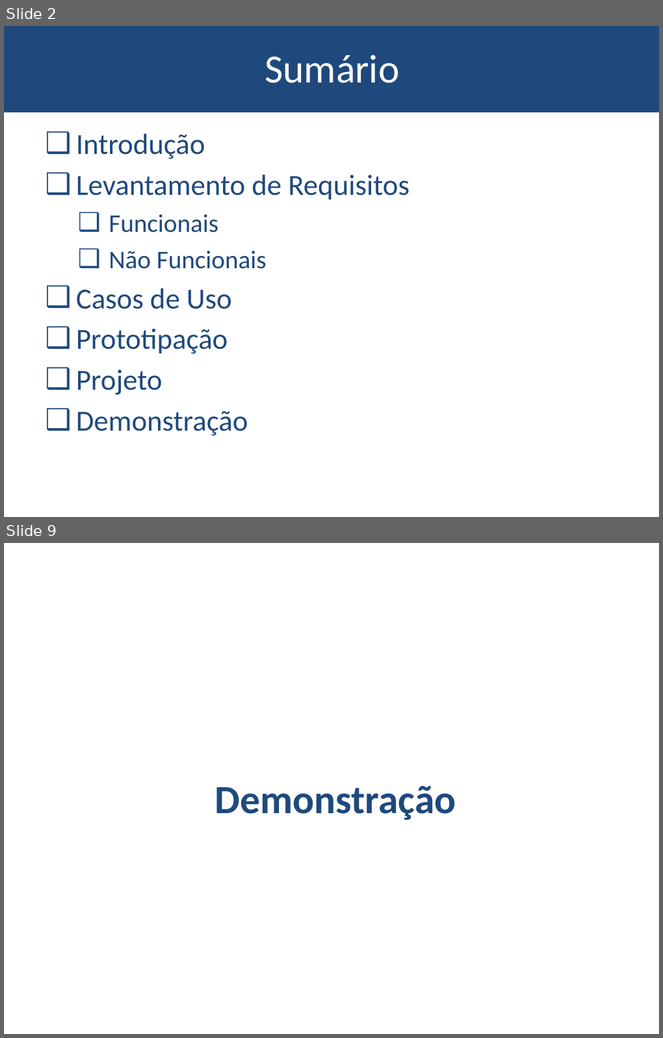
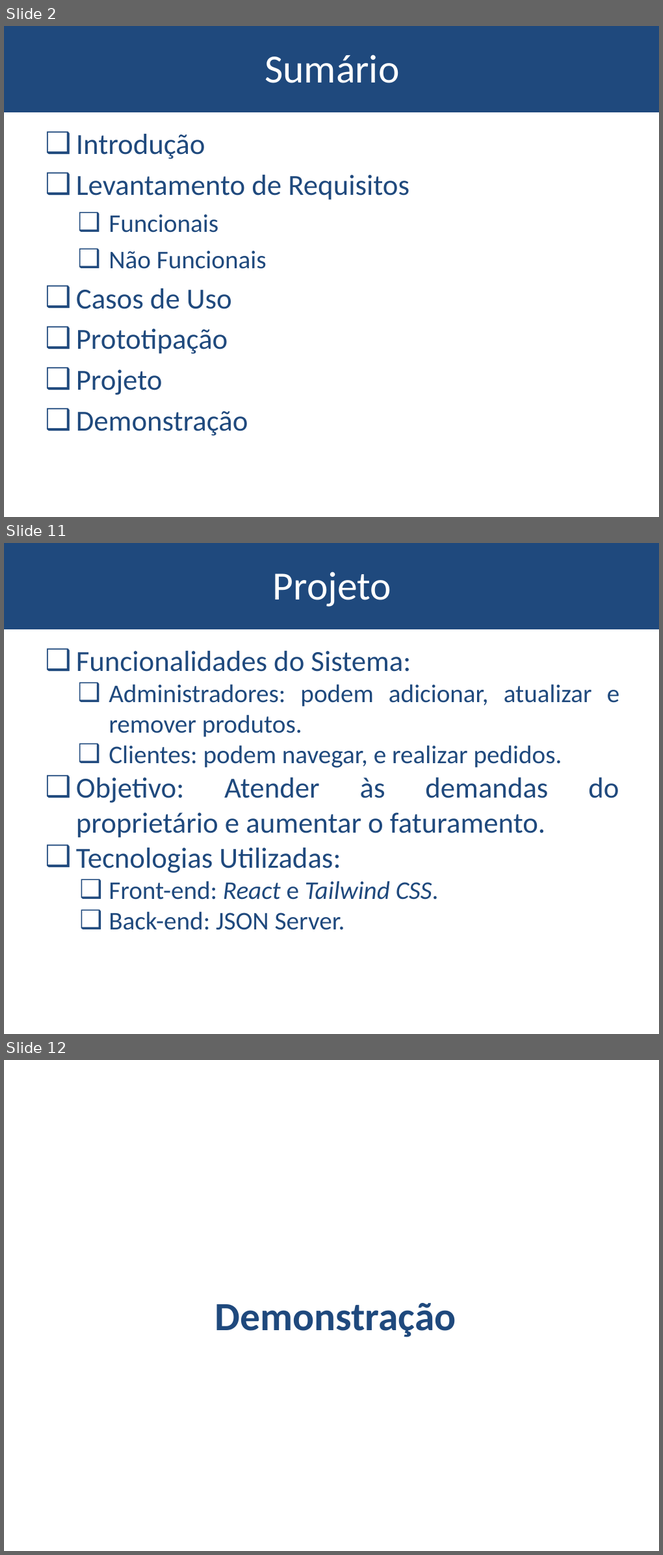
Before and after one commit to bgbaine/ads, a slide deck: esi/aula18/atividades/Modelo de apresentação(1).pptx. Shown one above the other, each under a label of ours: slides 2 and 9 before the commit, slides 2, 11 and 12 after it; the slides between them are not shown. The pictures are 663x1038 and 663x1555 pixels, drawn with LibreOffice and Linux fonts; fonts in the diff are those of the drawing; background and template pictures are left out. Boxes give left, top, right and bottom in pixels: in the first picture for what was removed or moved away, otherwise in the second. Text is boxed around its words. In the diff, an @@ line names an element or a change of style, - is before the commit and + after.

```diff
--- a/esi/aula18/atividades/Modelo de apresentação(1).pptx
+++ b/esi/aula18/atividades/Modelo de apresentação(1).pptx
@@ slide 11 added at <box>4,543,659,1034</box>, background #FFFFFF; not listed: 1 template element that a slide beside it also shows @@
@@ title added at <box>273,572,391,607</box>, 44 pt, text #FFFFFF @@
+Projeto
@@ text added at <box>76,651,620,930</box>, 28 pt, text #1F497D @@
+❑ Funcionalidades do Sistema:
+  ❑ Administradores: podem adicionar, atualizar e remover produtos.
+  ❑ Clientes: podem navegar, e realizar pedidos.
+❑ Objetivo: Atender às demandas do proprietário e aumentar o faturamento.
+❑ Tecnologias Utilizadas:
+  ❑ Front-end: React e Tailwind CSS.
+  ❑ Back-end: JSON Server.
@@ what was slide 9 is now slide 12 @@
```
Also in this commit, not shown: 5 slides changed, 6 other slides added, 4 slides removed, 7 other files.
